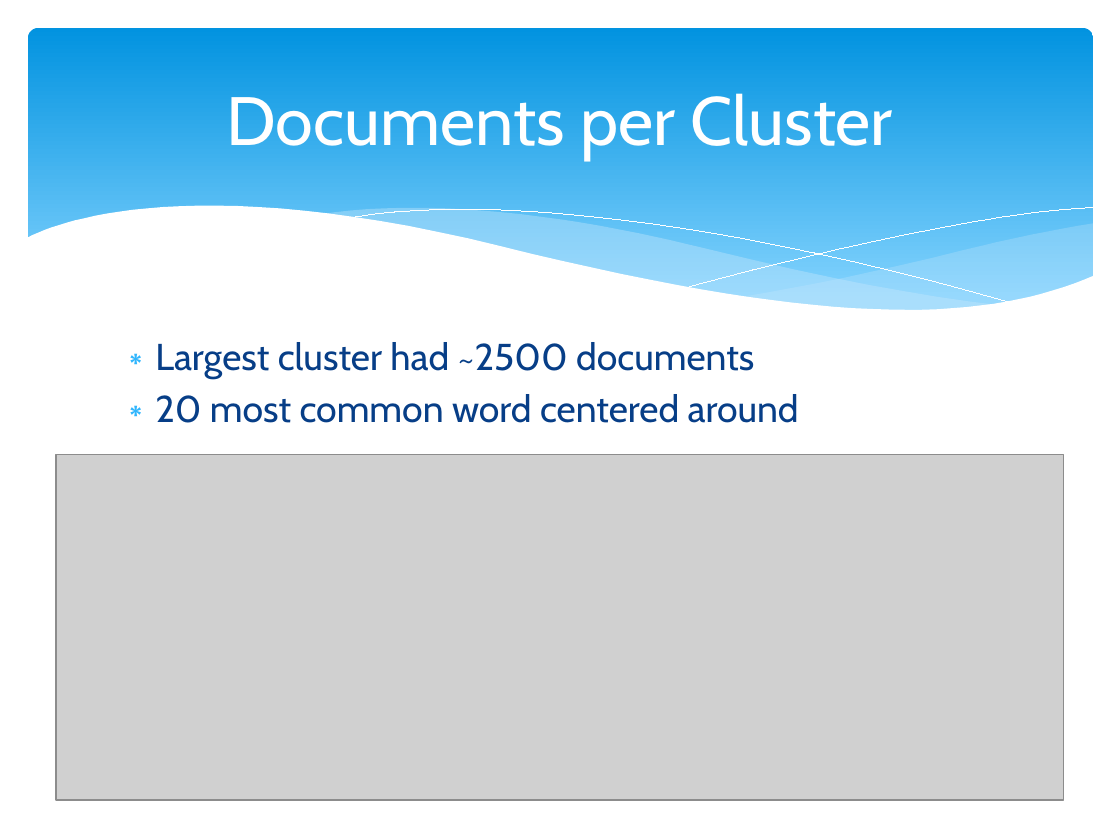
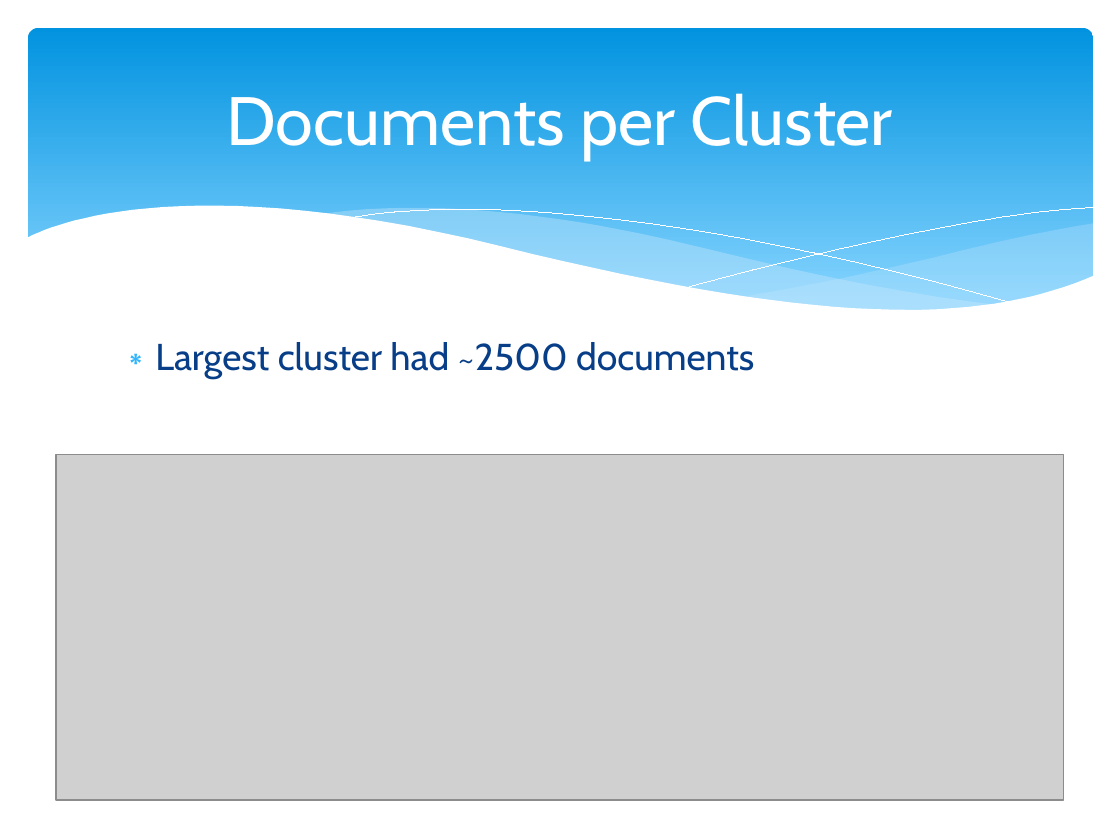
Before and after one commit to Mletter1/Challenge1, a slide deck: slide 13 of Presentation.pptx. Drawn at 1120x840 pixels with LibreOffice and Linux fonts; fonts in the diff are those of the drawing; grey boxes stand for pictures. Boxes give left, top, right and bottom in pixels: in the first picture for what was removed or moved away, otherwise in the second. Text is boxed around its words. In the diff, an @@ line names an element or a change of style, - is before the commit and + after.

```diff
--- a/Presentation.pptx
+++ b/Presentation.pptx
@@ text at <box>155,394,799,423</box>: paragraph removed @@
-∗ 20 most common word centered around
```
Also in this commit, not shown: 4 other slides changed, 3 slides added, 2 slides removed.
